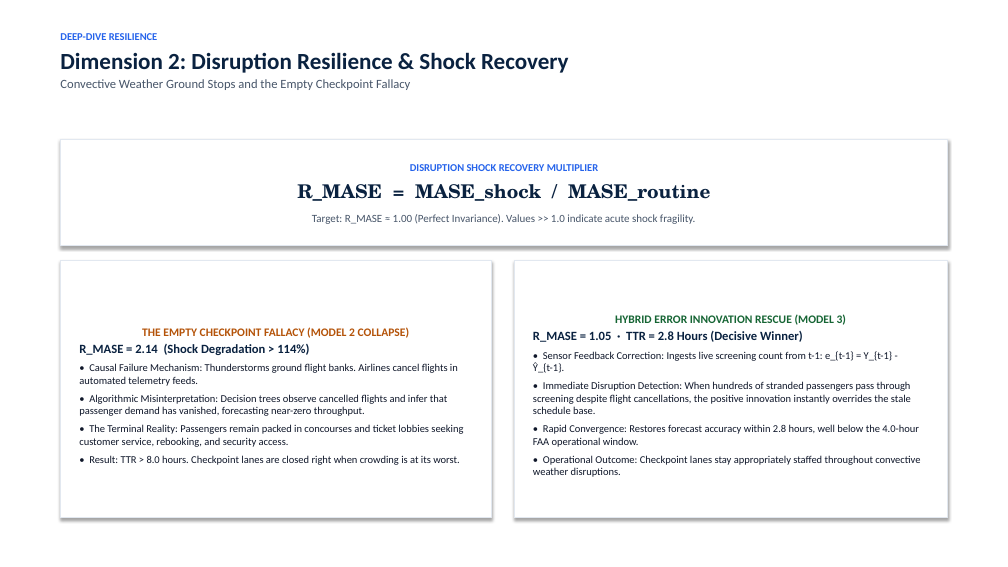
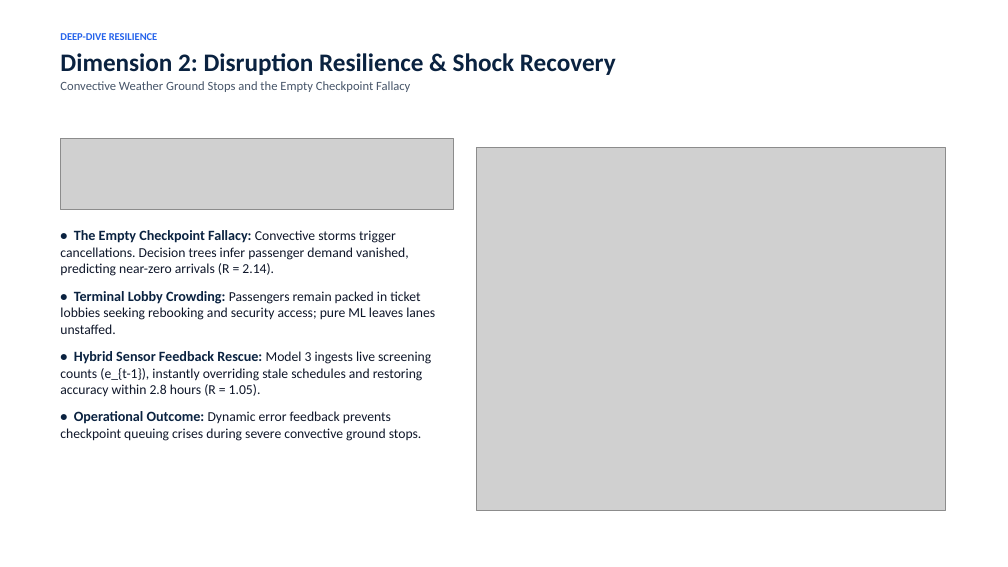
Before and after one commit to leila-gleich/final-thesis, a slide deck: slide 29 of Recommended-Thesis-Defense-Deck.pptx. Drawn at 1008x567 pixels with LibreOffice and Linux fonts; fonts in the diff are those of the drawing; grey boxes stand for pictures. Boxes give left, top, right and bottom in pixels: in the first picture for what was removed or moved away, otherwise in the second. Text is boxed around its words. In the diff, an @@ line names an element or a change of style, - is before the commit and + after.

Commit message:
fix(defense): re-architect presentation with rendered math equations and research figures (v5.13)
- Implement 300 DPI Matplotlib LaTeX formula rendering engine for all 8 thesis equations
- Eliminate unrendered text math strings and curly braces (e.g. \hat{Y}_t, e_{t-1})
- Embed high-resolution research figures across all relevant presentation slides
- De-clutter slide layout to match thesis-defense-outline with clean, punchy bullets
- Synchronize deck to root, master-docs/, and thesis_final_package/defense/
- Update results/00_VERSION_CONTROL_AND_PROVENANCE.md to v5.13

```diff
--- a/Recommended-Thesis-Defense-Deck.pptx
+++ b/Recommended-Thesis-Defense-Deck.pptx
@@ text at (x1=60, y1=53, x2=616, y2=75): size 22 to 24 pt in "Dimension 2: Disruption Resilience & Shock Recovery" @@
@@ rectangle removed at (x1=60, y1=140, x2=948, y2=246) @@
-DISRUPTION SHOCK RECOVERY MULTIPLIER
-R_MASE = MASE_shock / MASE_routine
-Target: R_MASE ≈ 1.00 (Perfect Invariance). Values >> 1.0 indicate acute shock fragility.
@@ picture added at (x1=60, y1=138, x2=454, y2=209) @@
@@ picture added at (x1=476, y1=147, x2=945, y2=510) @@
@@ text at (x1=60, y1=230, x2=435, y2=441): text changed; size 10 to 13 pt @@
-THE EMPTY CHECKPOINT FALLACY (MODEL 2 COLLAPSE)
-R_MASE = 2.14 (Shock Degradation > 114%)
-• Causal Failure Mechanism: Thunderstorms ground flight banks. Airlines cancel flights in automated telemetry feeds.
-• Algorithmic Misinterpretation: Decision trees observe cancelled flights and infer that passenger demand has vanished, forecasting near-zero throughput.
-• The Terminal Reality: Passengers remain packed in concourses and ticket lobbies seeking customer service, rebooking, and security access.
-• Result: TTR > 8.0 hours. Checkpoint lanes are closed right when crowding is at its worst.
+• The Empty Checkpoint Fallacy: Convective storms trigger cancellations. Decision trees infer passenger demand vanished, predicting near-zero arrivals (R = 2.14).
+• Terminal Lobby Crowding: Passengers remain packed in ticket lobbies seeking rebooking and security access; pure ML leaves lanes unstaffed.
+• Hybrid Sensor Feedback Rescue: Model 3 ingests live screening counts (e_{t-1}), instantly overriding stale schedules and restoring accuracy within 2.8 hours (R = 1.05).
+• Operational Outcome: Dynamic error feedback prevents checkpoint queuing crises during severe convective ground stops.
@@ text "• The Empty Checkpoint Fallacy: ..." moved from (x1=60, y1=261, x2=492, y2=518) to (x1=60, y1=230, x2=435, y2=441) @@
@@ text "• The Empty Checkpoint Fallacy: ..." at (x1=60, y1=230, x2=435, y2=441): vertical alignment middle to top; fill #FFFFFF to none; outline #E2E8F0 1 pt to none; shadow off @@
@@ rectangle removed at (x1=514, y1=261, x2=948, y2=518) @@
-HYBRID ERROR INNOVATION RESCUE (MODEL 3)
-R_MASE = 1.05 · TTR = 2.8 Hours (Decisive Winner)
-• Sensor Feedback Correction: Ingests live screening count from t-1: e_{t-1} = Y_{t-1} - Ŷ_{t-1}.
-• Immediate Disruption Detection: When hundreds of stranded passengers pass through screening despite flight cancellations, the positive innovation instantly overrides the stale schedule base.
-• Rapid Convergence: Restores forecast accuracy within 2.8 hours, well below the 4.0-hour FAA operational window.
-• Operational Outcome: Checkpoint lanes stay appropriately staffed throughout convective weather disruptions.
```
Also in this commit, not shown: 28 other slides changed, 2 slides added, 2 slides removed, 13 other files.
